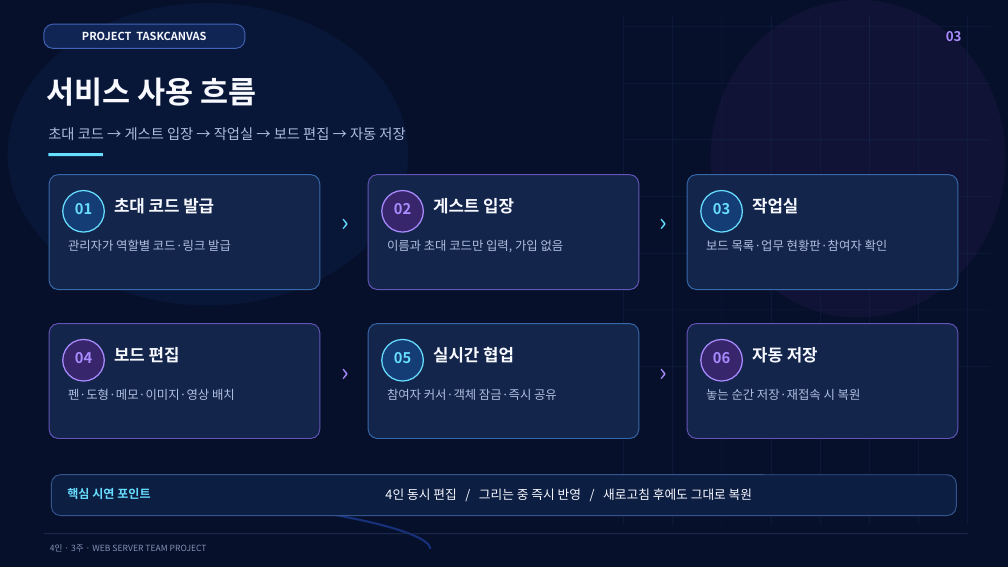
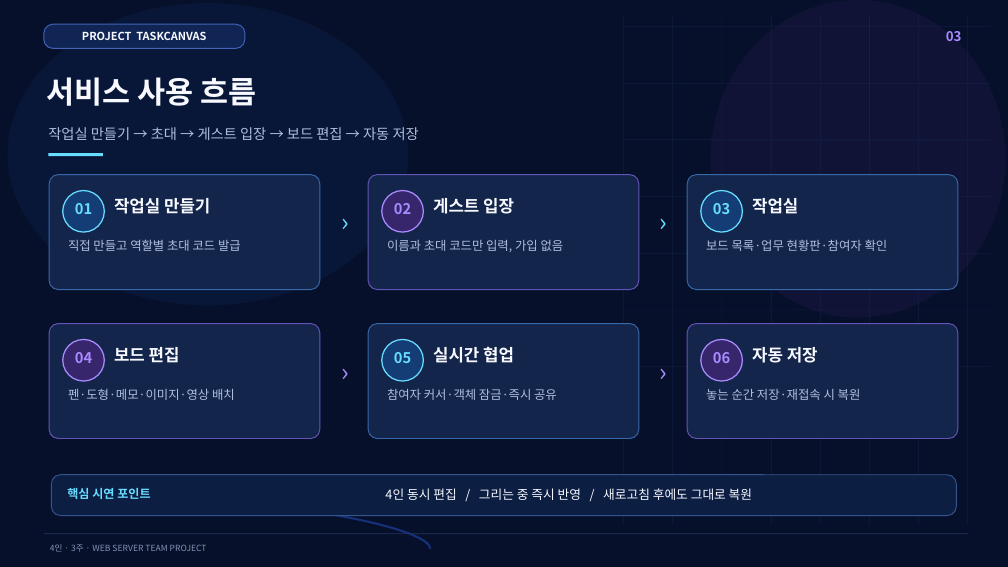
Before and after one commit to siwoo440/TaskCanvas, a slide deck: slide 3 of presentation/TaskCanvas_팀프로젝트_발표자료_14장.pptx. Drawn at 1008x567 pixels with LibreOffice and Linux fonts; fonts in the diff are those of the drawing. Boxes give left, top, right and bottom in pixels: in the first picture for what was removed or moved away, otherwise in the second. Text is boxed around its words. In the diff, an @@ line names an element or a change of style, - is before the commit and + after.

Commit message:
18일차 : 작업실 직접 만들기·재입장 코드·기능 카드 넘겨 보기
- 초대 코드 없이 이름과 작업실 이름만으로 작업실을 만들어 관리자로 입장하는 기능 추가
- 작업실 만들기 화면과 소개·입장 화면의 만들기 버튼 추가
- 만든 사람에게 한 번 보여 주는 재입장 전용 코드(내 코드) 추가
- 인원 제한 0 으로 발급하는 재입장 전용 초대 코드 추가
- 낮은 권한의 코드로 높은 권한 참여자의 이름을 쓰는 입장 거부 추가
- 관리자의 작업실 이름 변경 추가
- 작업실 직접 만들기를 끄는 서버 설정(ALLOW_WORKSPACE_CREATE) 추가
- 입장·작업실 만들기 요청 제한을 공용 모듈로 분리하고 거부된 입장도 세도록 수정
- 소개 페이지의 기능 6개를 좌우 화살표와 아래 점으로 넘겨 보는 그림 카드로 수정
- 업무 현황판에서 카드를 끄는 동안 다시 그리기로 끌기가 취소되던 문제 수정
- 작업실로 돌아온 직후 이전 연결 상태가 화면에 남던 문제 수정
- 수용 테스트에 작업실 직접 만들기 검사(AC27) 추가
- 캡처 스크립트에 기능 카드 넘기기·작업실 만들기·재입장 확인과 화면 2장 추가
- 화면 캡처 11장과 발표 자료의 2·3·13장 문구, 실제 화면 4장 수정
- 일정 문서의 이후 단계 계획 수정
- 기능 명세·사용 흐름·화면 구성·시스템 구조·데이터 모델·API·보안·배포 가이드·시연 대본 문서와 README 수정

```diff
--- a/presentation/TaskCanvas_팀프로젝트_발표자료_14장.pptx
+++ b/presentation/TaskCanvas_팀프로젝트_발표자료_14장.pptx
@@ text at (48, 127, 419, 140): text changed @@
-초대 코드 → 게스트 입장 → 작업실 → 보드 편집 → 자동 저장
+작업실 만들기 → 초대 → 게스트 입장 → 보드 편집 → 자동 저장
@@ text at (114, 198, 210, 214): text changed @@
-초대 코드 발급
+작업실 만들기
@@ text at (68, 239, 241, 251): text changed @@
-관리자가 역할별 코드·링크 발급
+직접 만들고 역할별 초대 코드 발급
```
Also in this commit, not shown: 2 other slides changed, 45 other files.
